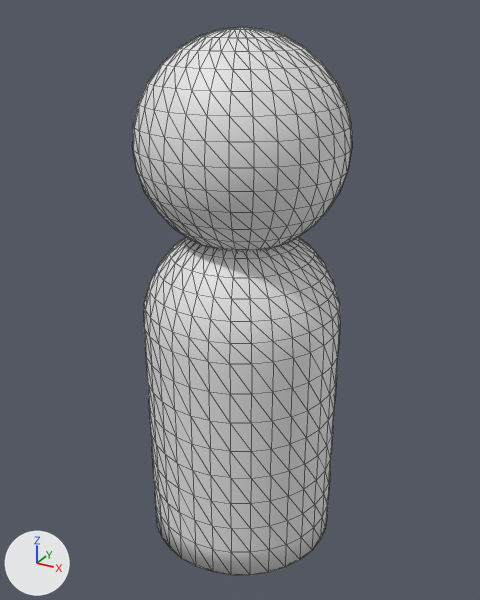
The glTF model assets/meshes/mbody.glb as it was, and as the next commit left it.
One viewpoint serves both versions: a camera (50 mm lens) standing at (1.48, -2.72, 2.7) and looking at (-0.08, 0.12, 1.28). The lights are fixed; the arrows at lower left show +X, +Y and +Z. Mesh edges are drawn as thin lines.

Before the edit, the objects in view are built like this:
```python
me_cylinder = bpy.data.meshes.new('Cylinder')
me_cylinder.from_pydata(...)  # 513 vertices, 1022 faces; spans x -0.5..0.5, y -0.5..0.5, z 0.0..1.75
me_sphere_001 = bpy.data.meshes.new('Sphere.001')
me_sphere_001.from_pydata(...)  # a UV sphere (32 segments, 16 rings, poles along z) spanning x -0.5..0.5, y -0.5..0.5, z -0.5..0.5
ob_cylinder = bpy.data.objects.new('Cylinder', me_cylinder)
ob_cylinder.location = (0.0, 0.0, 0.0)
ob_sphere = bpy.data.objects.new('Sphere', me_sphere_001)
ob_sphere.location = (0.0, 0.0, 2.125)
```
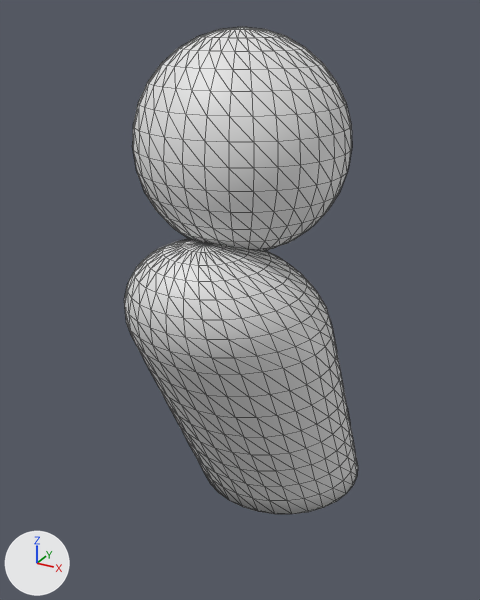
The newer file adds a shape key; the second version is drawn at full value of the shape key 'ForwardShear' of 'Body', and the change is written as the vertex moves it makes.

Where the change shows, as pixel boxes (x1, y1, x2, y2) in the pictures (480 x 600 px):
'Cylinder', deleted
    before: (144, 237, 340, 575)
'Body', added
    after: (124, 239, 358, 514)

The change in detail:
Mesh me_cylinder_1 is new.
It has 513 vertices, 1022 faces and spans x -0.5..0.5, y -0.66..1.02, z -0.88..0.87.
Object 'Cylinder' (ob_cylinder) is deleted.
Object 'Body' (ob_body) is new; it shows me_cylinder_1.
Its location is (0.0, 0.0, 0.875).
